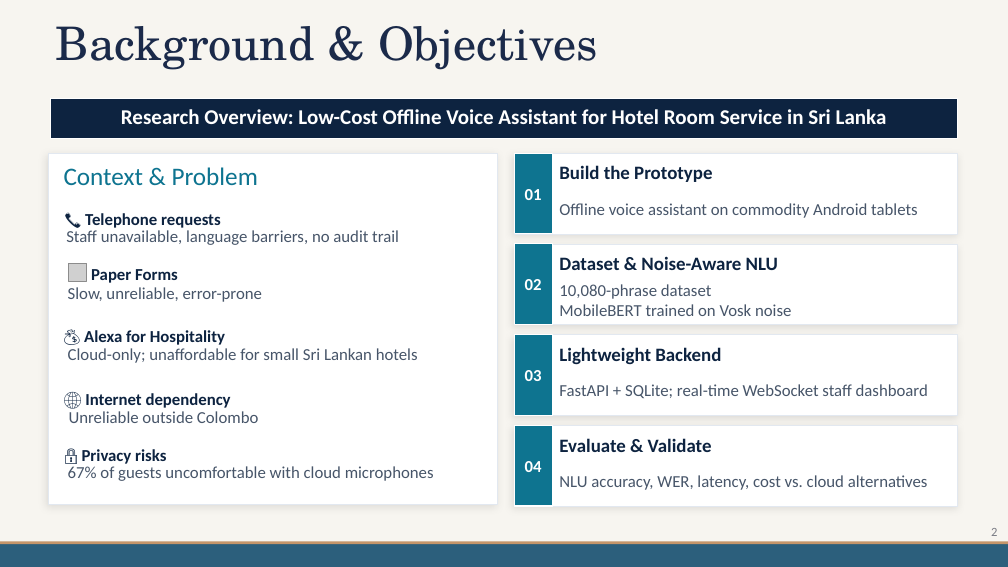
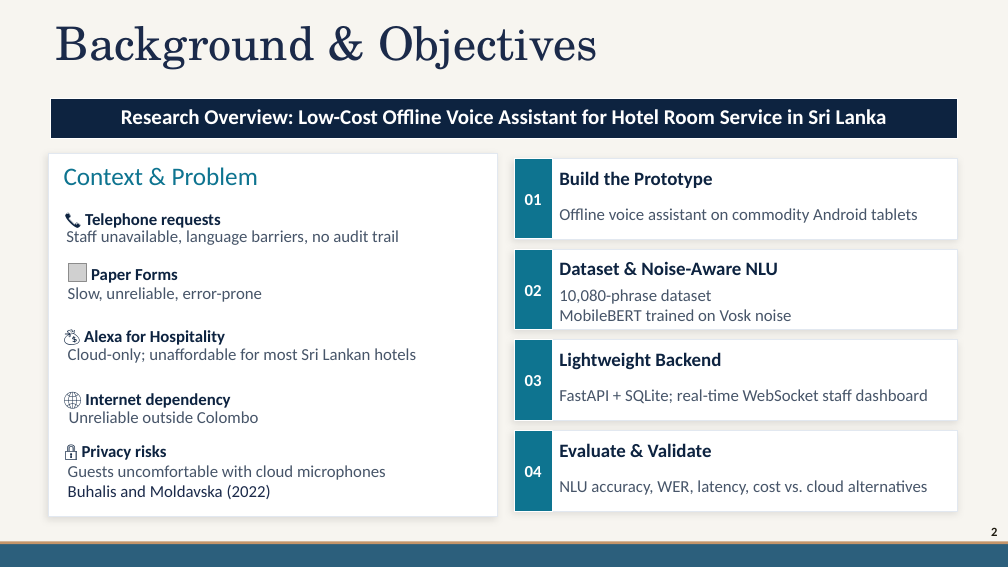
Before and after one commit to mdpw/msc-research, a slide deck: slide 2 of documents/Viva Presentation.pptx. Drawn at 1008x567 pixels with LibreOffice and Linux fonts; fonts in the diff are those of the drawing; grey boxes stand for pictures; background and template pictures are left out. Boxes give left, top, right and bottom in pixels: in the first picture for what was removed or moved away, otherwise in the second. Text is boxed around its words. In the diff, an @@ line names an element or a change of style, - is before the commit and + after.

```diff
--- a/documents/Viva Presentation.pptx
+++ b/documents/Viva Presentation.pptx
@@ rectangle: place and size @@
-rectangle at <box>48,154,497,504</box>
+rectangle at <box>48,154,497,516</box>
@@ text at <box>68,348,416,363</box>: text changed @@
-Cloud-only; unaffordable for small Sri Lankan hotels
+Cloud-only; unaffordable for most Sri Lankan hotels
@@ text "🔒 Privacy risks": place and size @@
-text "🔒 Privacy risks" at <box>82,449,166,464</box>
+text "🔒 Privacy risks" at <box>82,445,166,460</box>
@@ 12 texts, 8 rectangles: place and size @@
-12 texts, 8 rectangles at <box>514,154,958,507</box>
+12 texts, 8 rectangles at <box>514,158,958,511</box>
@@ text at <box>68,465,386,499</box>: text changed @@
-67% of guests uncomfortable with cloud microphones
+Guests uncomfortable with cloud microphones
+Buhalis and Moldavska (2022)
@@ page number at <box>991,527,997,536</box>: text colour #7A7D86 to #201C11, bold on @@
```
Also in this commit, not shown: 19 other slides changed, 1 slide removed.
